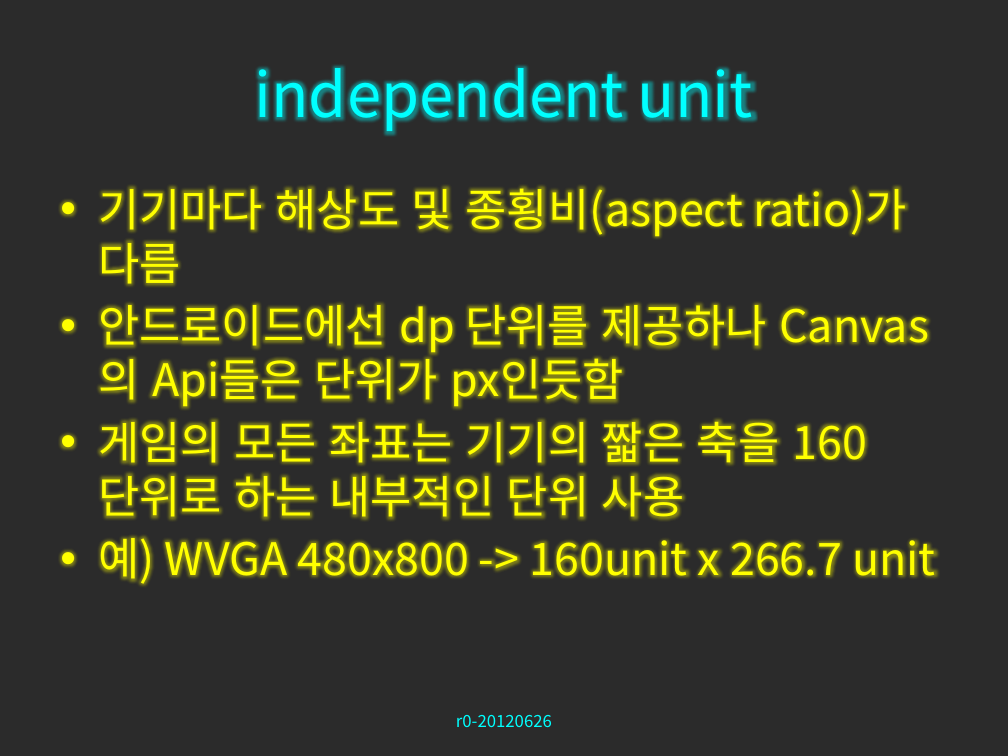
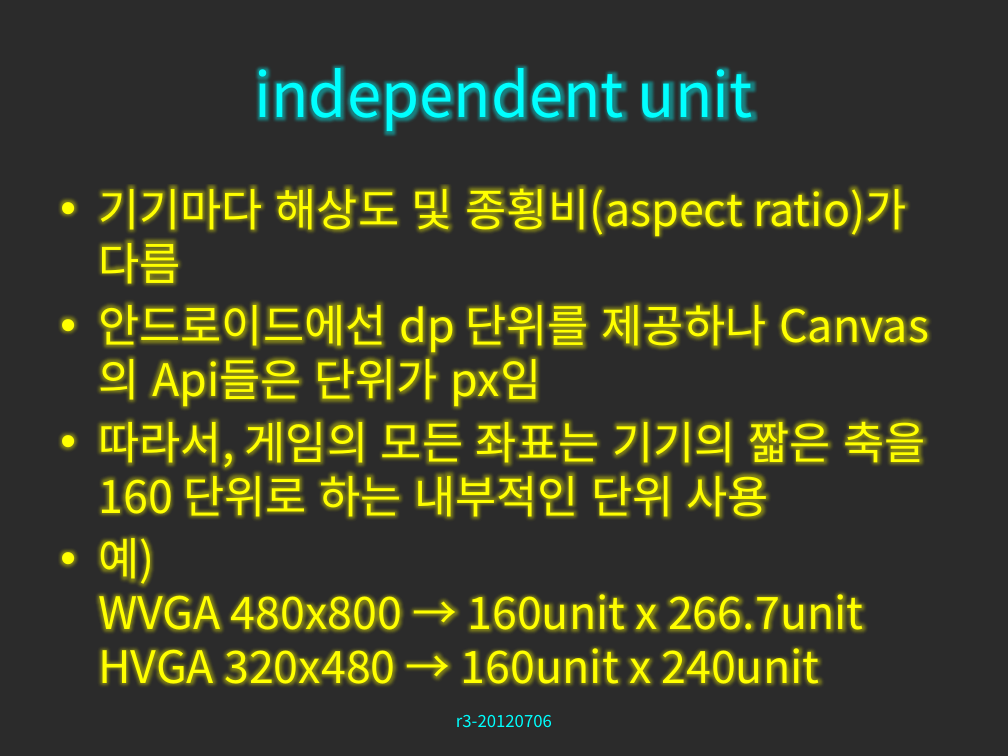
Before and after one commit to zwycid/dimension-drive-downside, a slide deck: slide 18 of presentation/중간발표.pptx (slide 17 before the commit). Drawn at 1008x756 pixels with LibreOffice and Linux fonts; fonts in the diff are those of the drawing; background and template pictures are left out; a plain dark background stands for a picture behind light text. Boxes give left, top, right and bottom in pixels: in the first picture for what was removed or moved away, otherwise in the second. Text is boxed around its words. In the diff, an @@ line names an element or a change of style, - is before the commit and + after.

```diff
--- a/presentation/중간발표.pptx
+++ b/presentation/중간발표.pptx
@@ text at (x1=98, y1=297, x2=925, y2=684): text changed @@
-• 안드로이드에선 dp 단위를 제공하나 Canvas의 Api들은 단위가 px인듯함
-• 게임의 모든 좌표는 기기의 짧은 축을 160 단위로 하는 내부적인 단위 사용
-• 예) WVGA 480x800 -> 160unit x 266.7 unit
+• 안드로이드에선 dp 단위를 제공하나 Canvas의 Api들은 단위가 px임
+• 따라서, 게임의 모든 좌표는 기기의 짧은 축을 160 단위로 하는 내부적인 단위 사용
+• 예)
+  WVGA 480x800 → 160unit x 266.7unit
+  HVGA 320x480 → 160unit x 240unit
@@ text at (x1=456, y1=715, x2=552, y2=727): text changed @@
-r0-20120626
+r3-20120706
```
Also in this commit, not shown: 24 other slides changed, 1 slide added, 2 other files.
